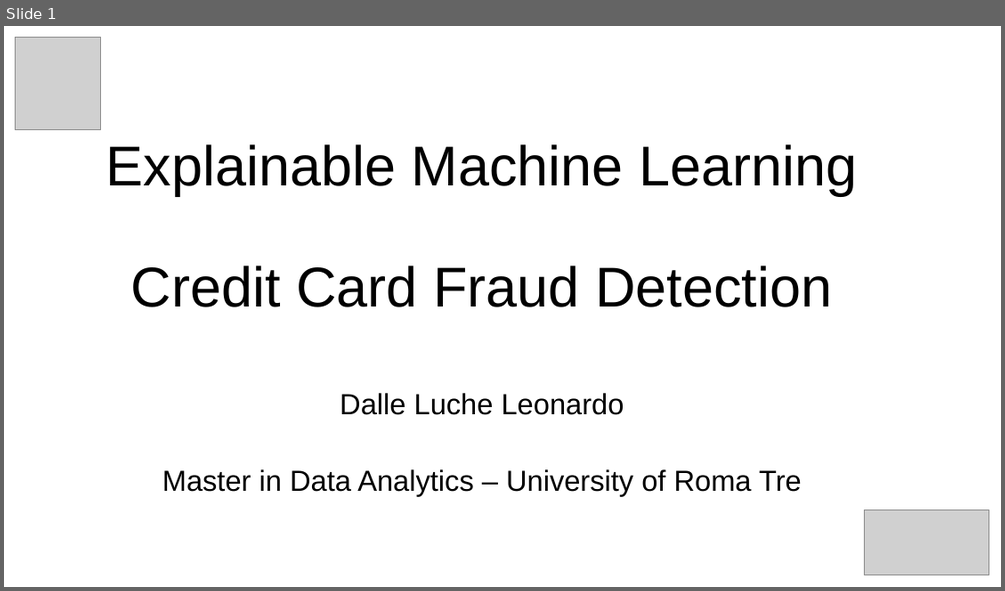
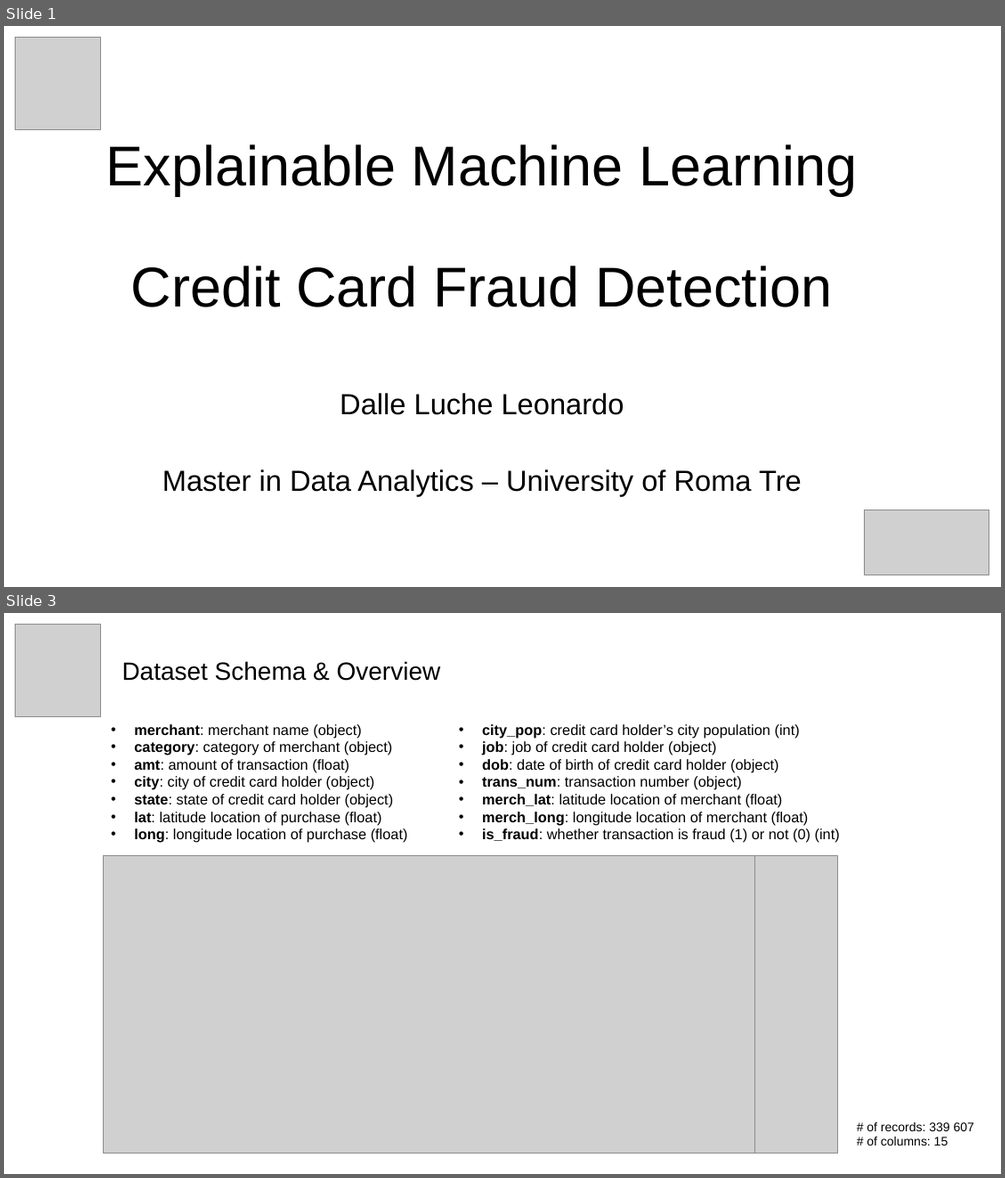
Before and after one commit to dlleonardo/credit-card-fraud-detection-xai, a slide deck: credit_card_fraud_detection.pptx. Shown one above the other, each under a label of ours: slide 1 before the commit, slides 1 and 3 after it; the slides between them are not shown. The pictures are 1005x591 and 1005x1178 pixels, drawn with LibreOffice and Linux fonts; fonts in the diff are those of the drawing; grey boxes stand for pictures. Boxes give left, top, right and bottom in pixels: in the first picture for what was removed or moved away, otherwise in the second. Text is boxed around its words. In the diff, an @@ line names an element or a change of style, - is before the commit and + after.

```diff
--- a/credit_card_fraud_detection.pptx
+++ b/credit_card_fraud_detection.pptx
@@ slide 3 added at [4,613,1001,1174], background #FFFFFF @@
@@ picture added at [16,625,100,717] @@
@@ text added at [122,661,441,681], 24 pt, text #000000 @@
+Dataset Schema & Overview
@@ text added at [134,724,408,843], 14 pt, text #000000 @@
+• merchant: merchant name (object)
+• category: category of merchant (object)
+• amt: amount of transaction (float)
+• city: city of credit card holder (object)
+• state: state of credit card holder (object)
+• lat: latitude location of purchase (float)
+• long: longitude location of purchase (float)
@@ text added at [482,724,840,843], 14 pt, text #000000 @@
+• city_pop: credit card holder’s city population (int)
+• job: job of credit card holder (object)
+• dob: date of birth of credit card holder (object)
+• trans_num: transaction number (object)
+• merch_lat: latitude location of merchant (float)
+• merch_long: longitude location of merchant (float)
+• is_fraud: whether transaction is fraud (1) or not (0) (int)
@@ picture added at [104,855,755,1153] @@
@@ picture added at [755,855,838,1153] @@
@@ text added at [866,1122,974,1145], 12 pt, text #000000 @@
+# of records: 339 607
+# of columns: 15
```
Also in this commit, not shown: 12 slides changed, 3 other slides added, 6 slides removed.
